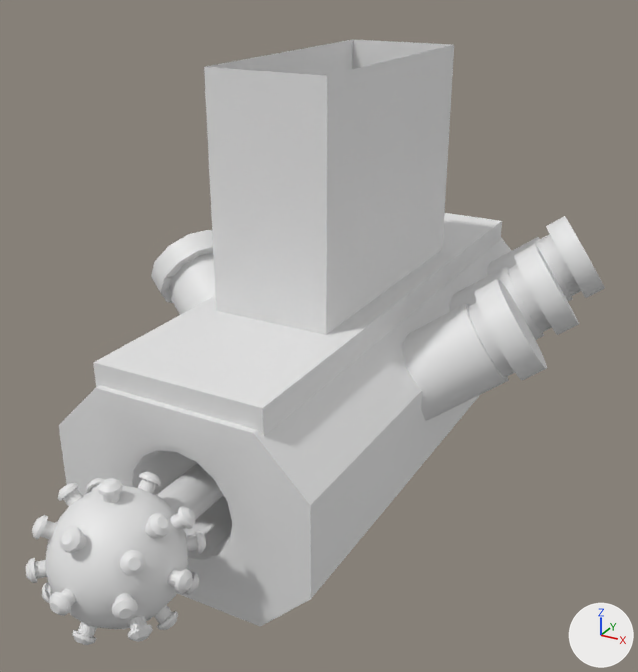
One commit to the FBX model Assets/Art/Models/Modules/Complementaries/ImplosiveCharge.FBX: the scene before it, then after it.
Rendered twice from a 50 mm camera at (0.209, -0.406, 0.046) aimed at (0.009, -0.042, -0.136). Arrows for +X, +Y and +Z are at lower right; the lights stay in place. Where no turn or scale is listed for an object, it has been applied to the vertices.
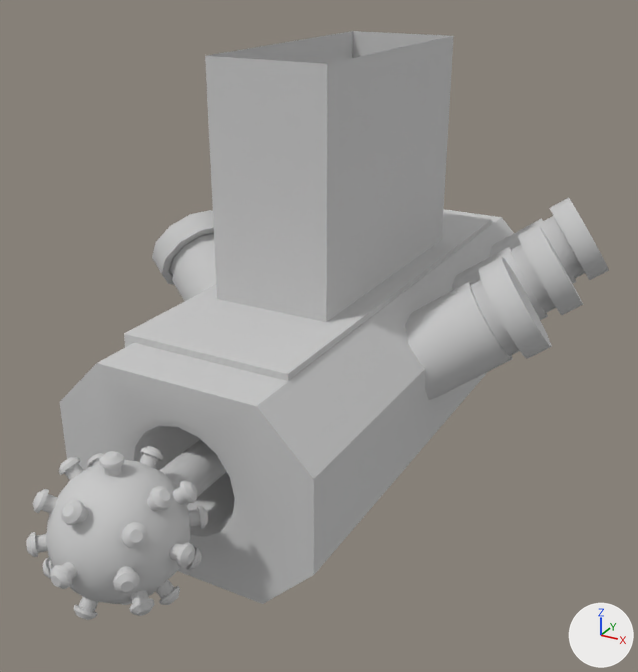
Changed parts and their boxes (x1, y1, x2, y2) in the pictures (638 x 672 px):
'implosive', added
    after: (26, 197, 609, 620)
'agarre complementario001', recoloured, reshaped, moved, turned (white to grey)
    before: (93, 39, 502, 437)
    after: (124, 31, 492, 381)
'Box123', deleted
    before: (59, 238, 512, 627)
'Sphere002', deleted
    before: (26, 463, 223, 645)
'Cylinder069', deleted
    before: (402, 216, 605, 421)
'Cylinder071', deleted
    before: (151, 230, 216, 315)

The change, as a list of edits to the scene's bpy script:
```text
Add mat_agarre:
    mat_agarre = principled_material('agarre')
    mat_agarre.base_color = (0.588, 0.588, 0.588)  # light grey #cacaca
    mat_agarre.roughness = 0.859
Add mat_implosive:
    mat_implosive = principled_material('implosive')
    mat_implosive.base_color = (0.588, 0.588, 0.588)  # light grey #cacaca
    mat_implosive.roughness = 0.859
Change me_mesh_004:
    where me_mesh_004.from_pydata(...)  # 16 vertices, 13 faces; spans x -1.7..1.7, y -2.54..2.54, z -5.8..5.8
    used by ob_agarre_complementario001; location = (0.0002, -0.0019, -0.0666); rotation_euler = (1.571, 0.0, 3.142), in degrees (90, 0, 180); scale = (0.0254, 0.0254, 0.0254)
    me_mesh_004 part 1
    me_mesh_004.vertices[0].co: (-1.7, -2.54, -5.8) -> (1.7, -5.06, -2.54)  # pixel (263, 437) -> not seen
    me_mesh_004.vertices[1].co: (1.7, -2.54, -5.8) -> (-1.7, -5.06, -2.54)
    me_mesh_004.vertices[2].co: (-1.7, -2.03, -5.8) -> (1.7, -5.06, -2.03)  # pixel (262, 408) -> pixel (287, 374)
    me_mesh_004.vertices[3].co: (1.7, -2.03, -5.8) -> (-1.7, -5.06, -2.03)  # pixel (93, 362) -> pixel (123, 333)
    me_mesh_004.vertices[4].co: (-1.7, -2.54, 5.8) -> (1.7, 5.06, -2.54)  # pixel (500, 240) -> not seen
    me_mesh_004.vertices[5].co: (1.7, -2.54, 5.8) -> (-1.7, 5.06, -2.54)
    me_mesh_004.vertices[6].co: (-1.7, -2.03, 5.8) -> (1.7, 5.06, -2.03)  # pixel (502, 220) -> pixel (491, 219)
    me_mesh_004.vertices[7].co: (1.7, -2.03, 5.8) -> (-1.7, 5.06, -2.03)
    me_mesh_004.vertices[8].co: (1.22, -2.03, -2.86) -> (-1.22, -2.86, -2.03)  # pixel (216, 310) -> pixel (217, 299)
    me_mesh_004.vertices[9].co: (-1.22, -2.03, -2.86) -> (1.22, -2.86, -2.03)  # pixel (326, 334) -> pixel (326, 322)
    me_mesh_004.vertices[10].co: (-1.22, -2.03, 2.86) -> (1.22, 2.86, -2.03)  # pixel (442, 249) -> pixel (441, 239)
    me_mesh_004.vertices[11].co: (1.22, -2.03, 2.86) -> (-1.22, 2.86, -2.03)
    me_mesh_004.vertices[12].co: (1.22, 2.54, -2.86) -> (-1.22, -2.86, 2.54)  # pixel (204, 66) -> pixel (205, 55)
    me_mesh_004.vertices[13].co: (-1.22, 2.54, -2.86) -> (1.22, -2.86, 2.54)  # pixel (327, 75) -> pixel (327, 63)
    me_mesh_004.vertices[14].co: (-1.22, 2.54, 2.86) -> (1.22, 2.86, 2.54)  # pixel (454, 44) -> pixel (453, 35)
    me_mesh_004.vertices[15].co: (1.22, 2.54, 2.86) -> (-1.22, 2.86, 2.54)  # pixel (352, 39) -> pixel (352, 30)
    add me_mesh_004.materials.append(mat_agarre)  # light grey #cacaca
Add me_mesh_001_1:
    me_mesh_001_1.from_pydata(...)  # 2553 vertices, 2452 faces; spans x -0.118..0.118, y -0.224..0.155, z -0.053..0.072
    me_mesh_001_1.materials.append(mat_implosive)  # light grey #cacaca
Remove ob_sphere002:
    ob_sphere002 = bpy.data.objects.new('Sphere002', me_mesh_003)
    ob_sphere002.location = (-0.0001, -0.1913, -0.1762)
Change ob_agarre_complementario001:
    ob_agarre_complementario001.rotation_euler: (1.571, 0.0, 3.142) -> (0.0, 0.0, 0.0)  # degrees (90, 0, 180) -> degrees (0, 0, 0)
    ob_agarre_complementario001.location: (0.0002, -0.0019, -0.0666) -> (-0.0023, 0.0029, -0.0625)
Remove ob_box123:
    ob_box123 = bpy.data.objects.new('Box123', me_mesh)
    ob_box123.location = (0.0002, -0.0019, -0.1768)
Remove ob_cylinder071:
    ob_cylinder071 = bpy.data.objects.new('Cylinder071', me_mesh_002)
    ob_cylinder071.location = (-0.0503, -0.0232, -0.1613)
Remove ob_cylinder069:
    ob_cylinder069 = bpy.data.objects.new('Cylinder069', me_mesh_001)
    ob_cylinder069.location = (0.051, -0.0232, -0.1613)
Add ob_implosive:
    ob_implosive = bpy.data.objects.new('implosive', me_mesh_001_1)
    ob_implosive.location = (0.0007, 0.0, -0.1656)
```
